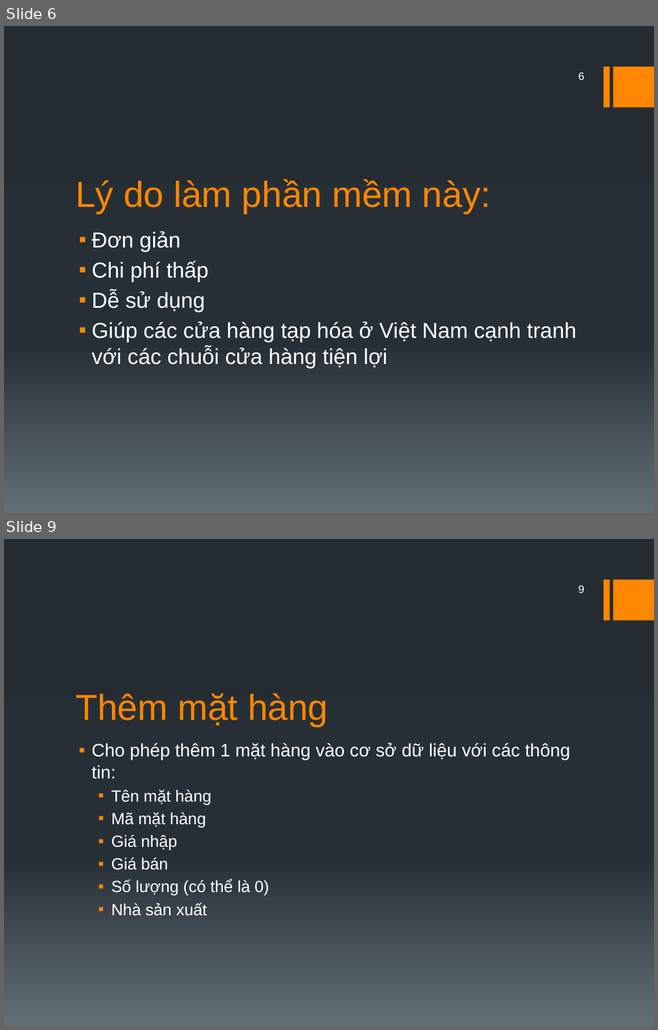
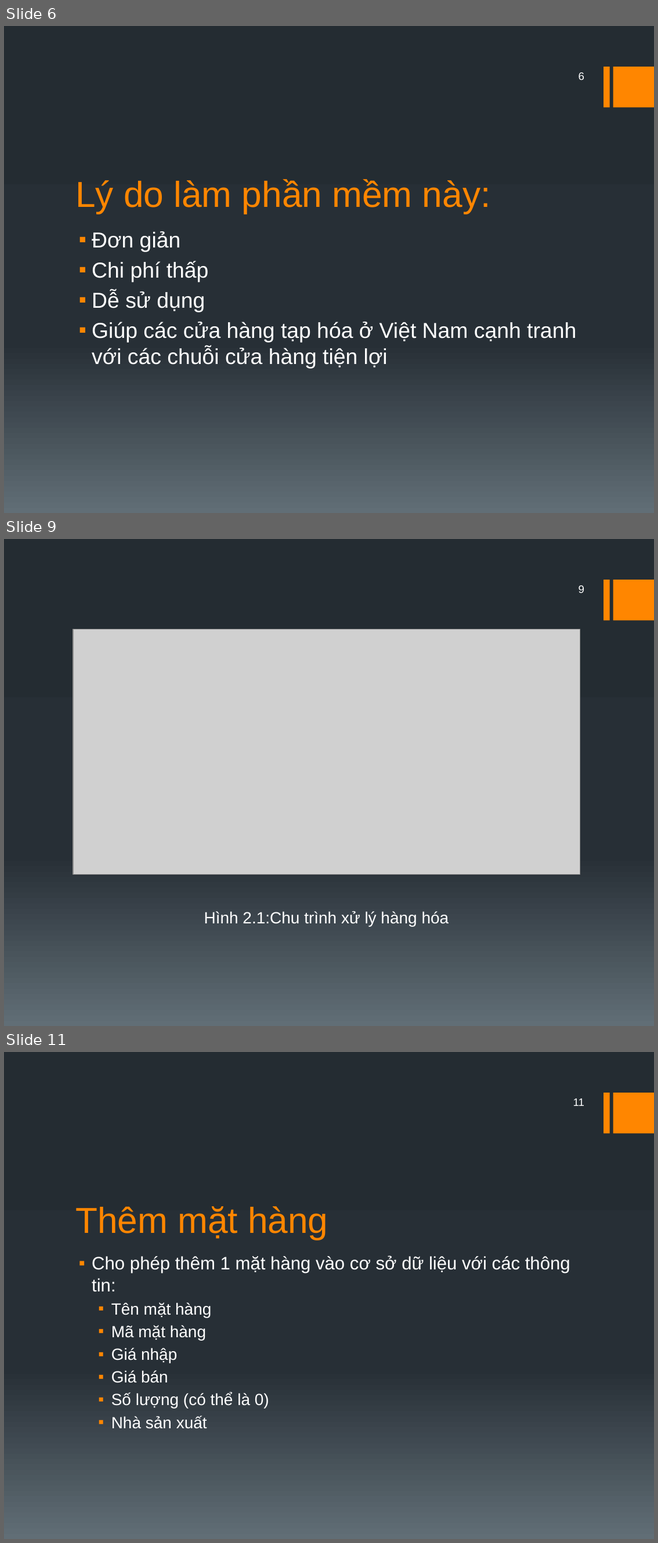
Before and after one commit to Hachiko001/CuaHang-NhaKho, a slide deck: Báo cáo/Báo cáo.pptx. Shown one above the other, each under a label of ours: slides 6 and 9 before the commit, slides 6, 9 and 11 after it; the slides between them are not shown. The pictures are 658x1030 and 658x1543 pixels, drawn with LibreOffice and Linux fonts; fonts in the diff are those of the drawing; grey boxes stand for pictures. Boxes give left, top, right and bottom in pixels: in the first picture for what was removed or moved away, otherwise in the second. Text is boxed around its words. In the diff, an @@ line names an element or a change of style, - is before the commit and + after.

```diff
--- a/Báo cáo/Báo cáo.pptx
+++ b/Báo cáo/Báo cáo.pptx
@@ slide 9 added at [4,539,654,1026], background gradient #242C33 to #273037 to #636D76; not listed: 2 template elements that a slide beside it also shows @@
@@ page number added at [578,585,584,593], 12 pt, text #FFFFFF @@
+9
@@ picture added at [73,629,579,875] @@
@@ text added at [204,911,449,926], 18 pt, text #FFFFFF @@
+Hình 2.1:Chu trình xử lý hàng hóa
@@ what was slide 9 is now slide 11 @@
@@ page number at [573,1098,584,1106]: text changed @@
-9
+11
```
Also in this commit, not shown: 6 slides changed, 7 other slides added, 3 slides removed, 17 other files.
